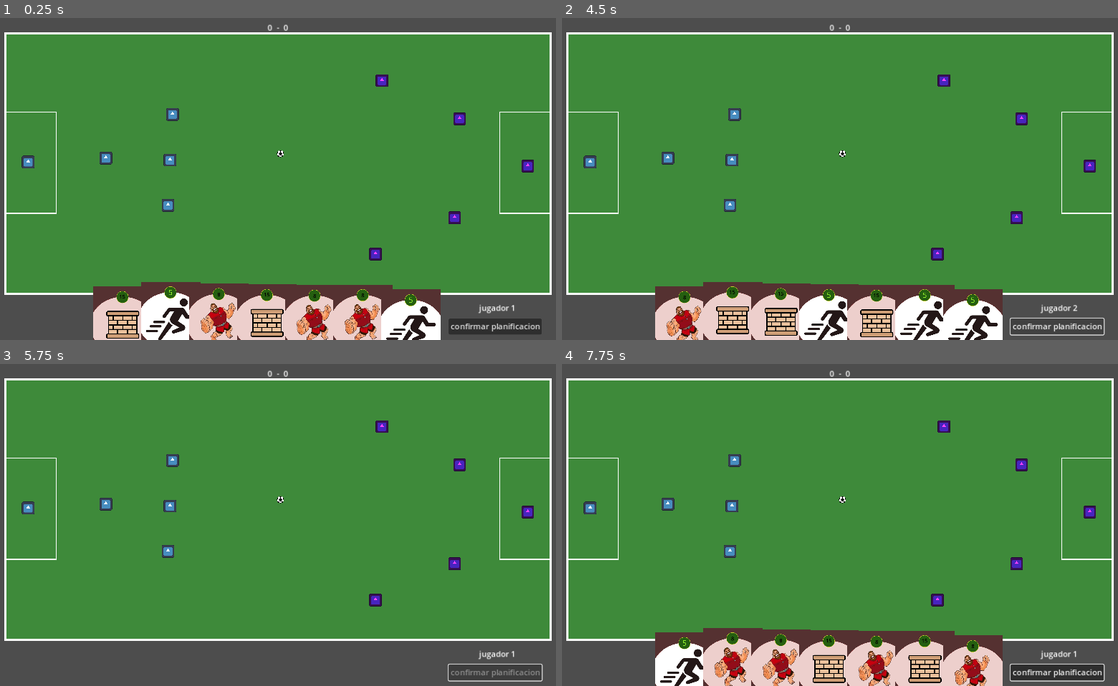
Above: before the commit, frames 1-4 (two rows, left to right).
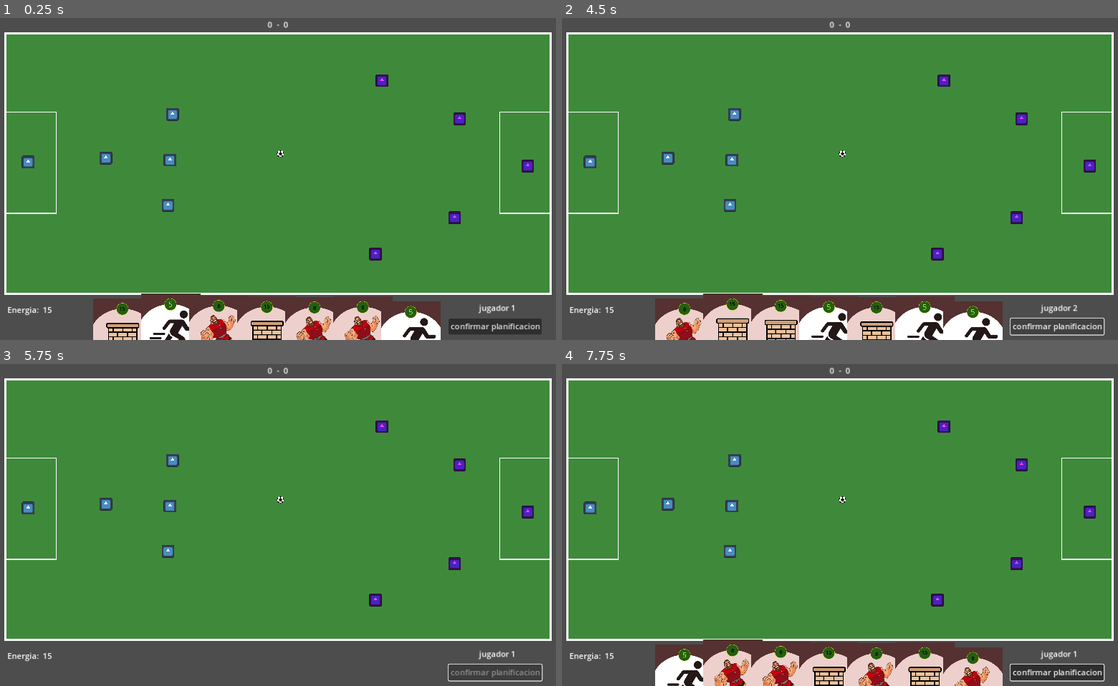
Above: after the commit, the same moments.

Repository: CardozoCasariegoLuciano/IDV_Boss_2024_S2
Game: Godot game, scene res://main/main.tscn
Same seed, same stepped clock (60 frames per second), same inputs: the game is played once before the commit and once after it. The engine's default icon, where the game draws it, is replaced by a stand-in: a white triangle on a blue panel in a dark square.
Inputs (mouse positions are in pixels of both pictures, inside the frame that each line leads up to):
- Up to frame 1 (0.25 s): no input
- Up to frame 2 (4.5 s): click "confirmar planificacion" at 0.5 s; click "confirmar planificacion" at 1.25 s; tap Enter at 2, 3.5 s; move the mouse to (967, 162) at 2.02 s; click (967, 162) at 2.17 s; tap Space at 2.75 s; drag from (723, 195) to (573, 162) at 2.77 s; move the mouse to (895, 108) at 3.52 s; click (895, 108) at 3.67 s; click "confirmar planificacion" at 4.25 s
- Up to frame 3 (5.75 s): tap Space at 5 s; drag from (250, 589) to (544, 508) at 5.02 s
- Up to frame 4 (7.75 s): tap Enter at 5.75 s; move the mouse to (1012, 573) at 5.77 s; click (1012, 573) at 5.92 s; tap Space at 6.5 s; drag from (667, 476) to (756, 444) at 6.52 s; move the mouse to (867, 525) at 7.27 s; click (867, 525) at 7.42 s

The runs differ from the first frame. In frame 1, 7.8% of the frame differs, in the area x 1-80%, y 1-100%; in frame 2, 7.7%; in frame 3, 0.1%; in frame 4, 8.0%.

Commit message:
add energy

Diff:
--- a/entities/carts/cart_template/card_template.gd
+++ b/entities/carts/cart_template/card_template.gd
@@ -10,6 +10,8 @@
 var use_in_rival = false
 var use_in_field = false
 var can_concatenate = false
+
+var energy_cost = 0
 var power
 
 var card_target: Node
--- a/entities/carts/cart_template/panel.gd
+++ b/entities/carts/cart_template/panel.gd
@@ -1,5 +1,5 @@
 extends Panel
-@onready var card: Node2D = $".."
+@onready var card: Card_template = $".."
 @onready var card_sprite: Sprite2D = $"../Sprite2D"
 @onready var card_fullscreen: CanvasLayer = $"../CanvasLayer"
 
@@ -8,6 +8,7 @@
 
 func _get_drag_data(_at_position: Vector2) -> Variant:
 	if !card_sprite.visible: return
+	Global.try_to_use_card.emit(Global.current_player_energy >= card.energy_cost)
 
 	var preview_cart = card_sprite.duplicate()
 	preview_cart.scale = card_sprite.scale * 0.4
--- a/entities/carts/movements/move_card/move_card.gd
+++ b/entities/carts/movements/move_card/move_card.gd
@@ -3,6 +3,7 @@
 func _ready() -> void:
 	power = 10000
 	require_click = true
+	energy_cost = 5
 
 func apply_action():
 	var player = card_target as Player
--- a/entities/carts/powers/gigant/gigant_card.gd
+++ b/entities/carts/powers/gigant/gigant_card.gd
@@ -3,6 +3,7 @@
 func _ready() -> void:
 	require_click = false
 	can_concatenate = true
+	energy_cost = 8
 
 func apply_action():
 	var player = card_target as Player
--- a/entities/carts/powers/wall/wall.tscn
+++ b/entities/carts/powers/wall/wall.tscn
@@ -1,10 +1,14 @@
-[gd_scene load_steps=2 format=3 uid="uid://b8xn6eeuvjgwr"]
+[gd_scene load_steps=3 format=3 uid="uid://b8xn6eeuvjgwr"]
+
+[sub_resource type="PhysicsMaterial" id="PhysicsMaterial_2rcdy"]
+bounce = 1.0
 
 [sub_resource type="RectangleShape2D" id="RectangleShape2D_ji3mb"]
 size = Vector2(65.1443, 154.5)
 
 [node name="Wall" type="StaticBody2D"]
 scale = Vector2(0.544944, 1)
+physics_material_override = SubResource("PhysicsMaterial_2rcdy")
 
 [node name="CollisionShape2D" type="CollisionShape2D" parent="."]
 position = Vector2(4.12884, -0.25)
--- a/entities/carts/powers/wall/wall_card.gd
+++ b/entities/carts/powers/wall/wall_card.gd
@@ -6,6 +6,7 @@
 func _ready() -> void:
 	require_click = true
 	use_in_field = true
+	energy_cost = 15
 
 func after_set_data():
 	wall = wall_scene.instantiate() as StaticBody2D
--- a/entities/players/panel.gd
+++ b/entities/players/panel.gd
@@ -3,11 +3,16 @@
 
 @onready var player: Player = $".."
 
-func _can_drop_data(_at_position: Vector2, _data: Variant) -> bool:
-	return true
+func _can_drop_data(_at_position: Vector2, data: Variant) -> bool:
+	var card = data as Card_template
+	var can_use = Global.can_use_car(card)
+	if(!can_use):
+		card.change_card_visibility(true)
+	return can_use
 
 func _drop_data(_at_position: Vector2, data: Variant) -> void:
-	var card: Card_template = data
+	var card = data as Card_template
+	Global.reduce_energy(card)
 
 	if card.use_in_rival and Global.current_player_turn != player.userOwner\
 	or !card.use_in_rival and Global.current_player_turn == player.userOwner:
--- a/globals/GLOBAL.gd
+++ b/globals/GLOBAL.gd
@@ -1,10 +1,14 @@
 extends Node
 signal can_execute
 signal clean_cards_effect
+signal on_reduce_energy
+signal try_to_use_card
 
 const GOALS_TO_WIN = 1
+const INIT_ENERGY = 15
 
 var current_player_turn = 1
+var current_player_energy := INIT_ENERGY
 var player_1_goals = 0
 var player_2_goals = 0
 
@@ -36,10 +40,14 @@
 		current_player_turn = 2
 		can_execute.emit(false)
 		clean_cards_effect.emit(false)
+		current_player_energy = INIT_ENERGY
+		on_reduce_energy.emit(INIT_ENERGY)
 	elif(current_player_turn == 2):
 		current_player_turn = 1
 		can_execute.emit(true)
 		clean_timer.start()
+		current_player_energy = INIT_ENERGY
+		on_reduce_energy.emit(INIT_ENERGY)
 	else:
 		current_player_turn = 1
 		can_execute.emit(false)
@@ -52,3 +60,14 @@
 	player_1_goals = 0
 	player_2_goals = 0
 	current_player_turn = 1
+
+func can_use_car(card: Card_template) -> bool:
+	var can = card.energy_cost <= current_player_energy
+	return can
+
+func reduce_energy(card: Card_template):
+	if(current_player_energy >= card.energy_cost):
+		current_player_energy -= card.energy_cost
+		on_reduce_energy.emit(current_player_energy)
+	else:
+		push_error("Algo fallo con la validacion de energia")
--- a/main/field_drop_detector.gd
+++ b/main/field_drop_detector.gd
@@ -7,11 +7,17 @@
 func _ready() -> void:
 	Global.clean_cards_effect.connect(clean_card_effects)
 
-func _can_drop_data(_at_position: Vector2, _data: Variant) -> bool:
-	return true
+func _can_drop_data(_at_position: Vector2, data: Variant) -> bool:
+	var card = data as Card_template
+	var can_use = Global.can_use_car(card)
+	if(!can_use):
+		card.change_card_visibility(true)
+	return can_use
 
 func _drop_data(_at_position: Vector2, data: Variant) -> void:
 	var card = data as Card_template
+	Global.reduce_energy(card)
+
 	if(card.use_in_field):
 		used_cards.append(card)
 		enable_click = card.require_click
--- a/main/hud.gd
+++ b/main/hud.gd
@@ -1,10 +1,15 @@
 extends CanvasLayer
 
 @onready var end_turn_button: Button = $EndTurn_Button
+@onready var energy: Label = $Energy/energy
 
 func _ready() -> void:
 	Global.can_execute.connect(disable_button)
 	Global.clean_cards_effect.connect(enable_button)
+	Global.on_reduce_energy.connect(change_energy_label)
+	Global.try_to_use_card.connect(change_color_label)
+
+	energy.text = str(Global.current_player_energy)
 
 func disable_button(can_execute: bool):
 	if(can_execute):
@@ -13,3 +18,14 @@
 func enable_button(can_clean: bool):
 	if(can_clean):
 		end_turn_button.disabled = false
+
+func change_energy_label(energy_left: int):
+	energy.text = str(energy_left)
+
+func change_color_label(value: bool):
+	if !value:
+		var tween = get_tree().create_tween()
+		tween.tween_property(energy, "modulate", Color.RED, 0.1).set_trans(Tween.TRANS_SINE)
+		tween.tween_property(energy, "scale", Vector2(2,2), 0.1).set_trans(Tween.TRANS_SINE)
+		tween.tween_property(energy, "scale", Vector2(1,1), 0.1).set_trans(Tween.TRANS_SINE)
+		tween.tween_property(energy, "modulate", Color.WHITE, 1.5).set_trans(Tween.TRANS_SINE)
--- a/main/main.tscn
+++ b/main/main.tscn
@@ -174,7 +174,7 @@
 [node name="CartsConfig" type="Node" parent="."]
 
 [node name="CreationCartPath" type="Path2D" parent="CartsConfig"]
-position = Vector2(-63.2889, -571)
+position = Vector2(-63.2889, -547)
 scale = Vector2(1.21218, 1.89474)
 curve = SubResource("Curve2D_nkn7e")
 
@@ -219,8 +219,9 @@
 anchor_left = 0.5
 anchor_right = 0.5
 offset_left = -21.0
+offset_top = -6.0
 offset_right = 21.0
-offset_bottom = 40.0
+offset_bottom = 34.0
 grow_horizontal = 2
 
 [node name="player_1_goals" type="Label" parent="HUD/Goals"]
@@ -232,6 +233,24 @@
 text = " - "
 
 [node name="player_2_goals" type="Label" parent="HUD/Goals"]
+layout_mode = 2
+text = "0"
+
+[node name="Energy" type="HBoxContainer" parent="HUD"]
+anchors_preset = 2
+anchor_top = 1.0
+anchor_bottom = 1.0
+offset_left = 32.0
+offset_top = -80.0
+offset_right = 113.0
+offset_bottom = -40.0
+grow_vertical = 0
+
+[node name="Label" type="Label" parent="HUD/Energy"]
+layout_mode = 2
+text = "Energia: "
+
+[node name="energy" type="Label" parent="HUD/Energy"]
 layout_mode = 2
 text = "0"
 
